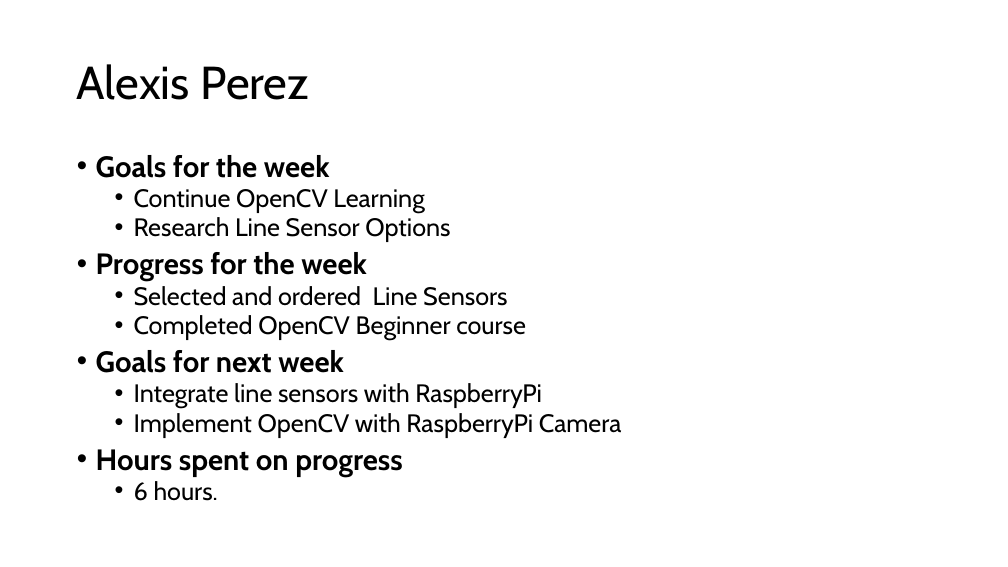
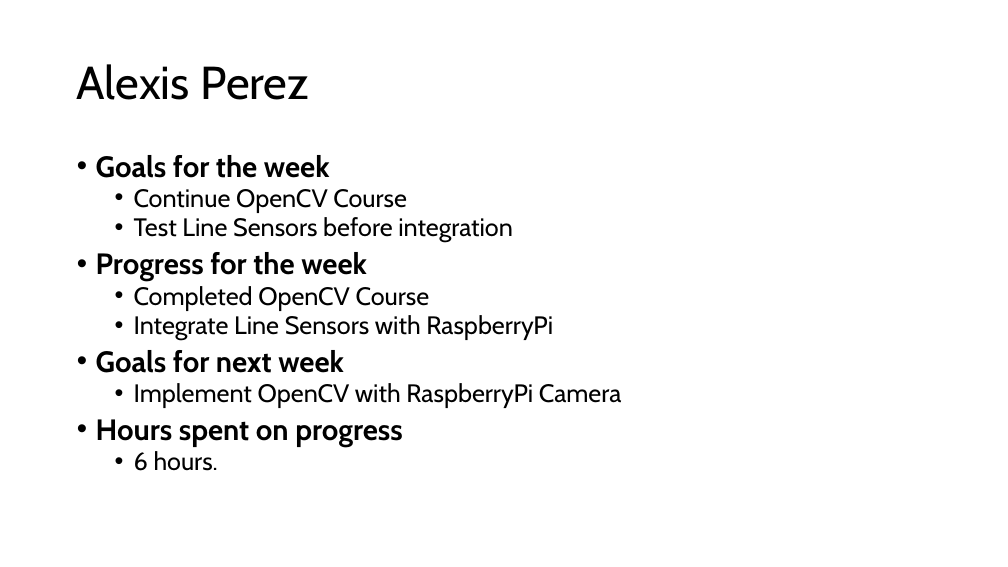
Before and after one commit to EthanWellsSr/BuggyBot, a slide deck: slide 1 of Weekly Reports/slides/2-alexis-perez.pptx. Drawn at 1008x567 pixels with LibreOffice and Linux fonts; fonts in the diff are those of the drawing. Boxes give left, top, right and bottom in pixels: in the first picture for what was removed or moved away, otherwise in the second. Text is boxed around its words. In the diff, an @@ line names an element or a change of style, - is before the commit and + after.

```diff
--- a/Weekly Reports/slides/2-alexis-perez.pptx
+++ b/Weekly Reports/slides/2-alexis-perez.pptx
@@ text at box(134, 189, 513, 243): text changed @@
-  • Continue OpenCV Learning
-  • Research Line Sensor Options
+  • Continue OpenCV Course
+  • Test Line Sensors before integration
@@ text at box(134, 286, 553, 340): text changed @@
-  • Selected and ordered Line Sensors
-  • Completed OpenCV Beginner course
+  • Completed OpenCV Course
+  • Integrate Line Sensors with RaspberryPi
@@ text at box(134, 383, 542, 408): paragraph removed @@
-  • Integrate line sensors with RaspberryPi
```
Also in this commit, not shown: 1 slide added.
